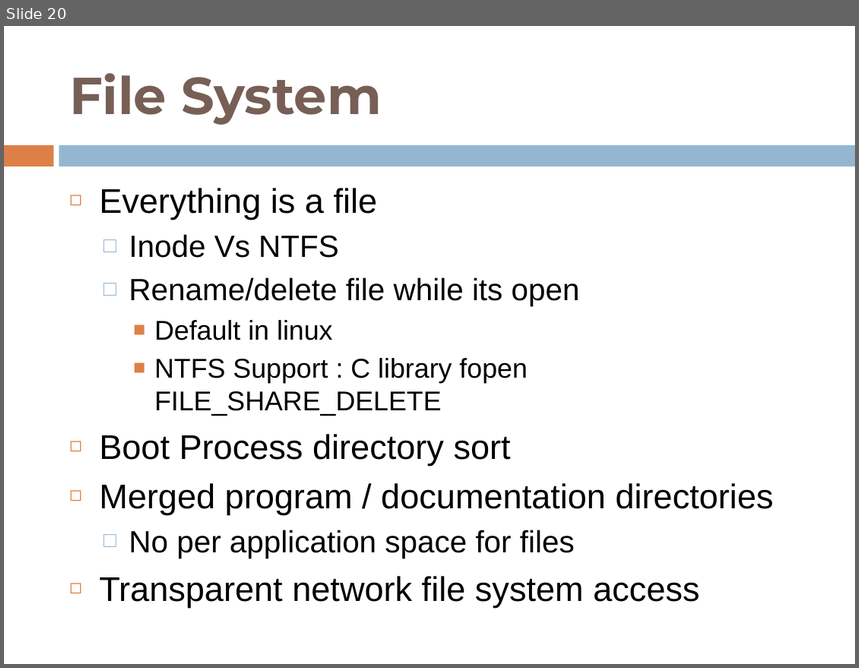
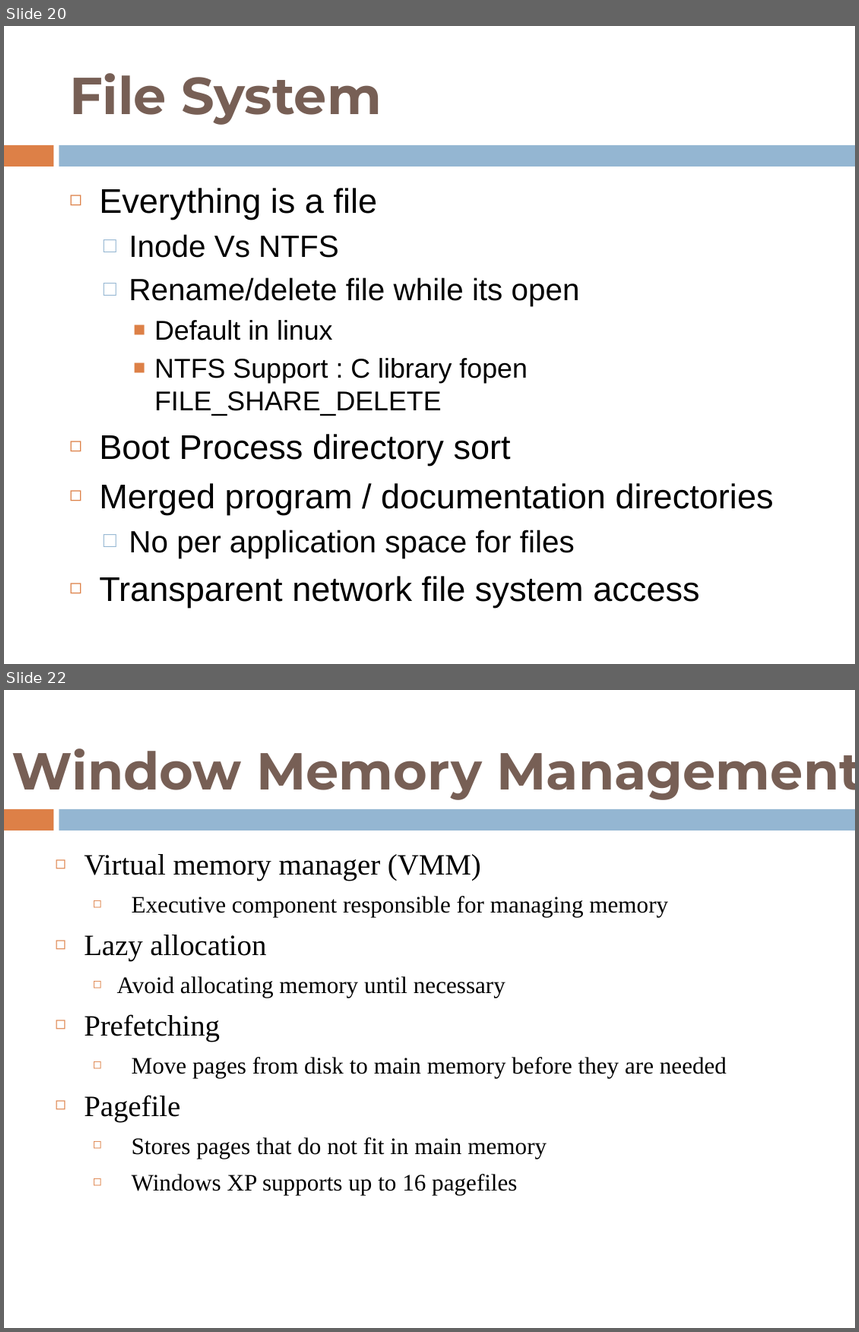
Before and after one commit to shyamrajendran/OS_MPS, a slide deck: 4th_credit/survey.pptx. Shown one above the other, each under a label of ours: slide 20 before the commit, slides 20 and 22 after it; the slides between them are not shown. The pictures are 859x668 and 859x1332 pixels, drawn with LibreOffice and Linux fonts; fonts in the diff are those of the drawing. Boxes give left, top, right and bottom in pixels: in the first picture for what was removed or moved away, otherwise in the second. Text is boxed around its words. In the diff, an @@ line names an element or a change of style, - is before the commit and + after.

```diff
--- a/4th_credit/survey.pptx
+++ b/4th_credit/survey.pptx
@@ slide 22 added at [4, 690, 855, 1328], background #FFFFFF; not listed: 2 template elements that a slide beside it also shows @@
@@ title added at [12, 749, 855, 800], 44 pt, text #775F55, bold @@
+Window Memory Management
@@ text added at [84, 854, 727, 1195], 20 pt, text #000000 @@
+◻ Virtual memory manager (VMM)
+◻ Executive component responsible for managing memory
+◻ Lazy allocation
+◻ Avoid allocating memory until necessary
+◻ Prefetching
+◻ Move pages from disk to main memory before they are needed
+◻ Pagefile
+◻ Stores pages that do not fit in main memory
+◻ Windows XP supports up to 16 pagefiles
```
Also in this commit, not shown: 7 other slides added.
